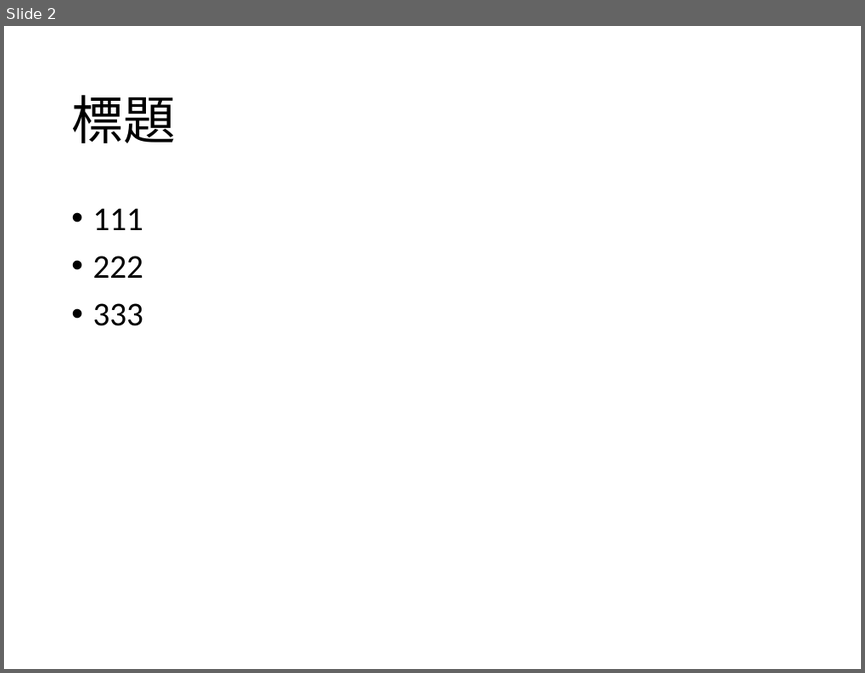
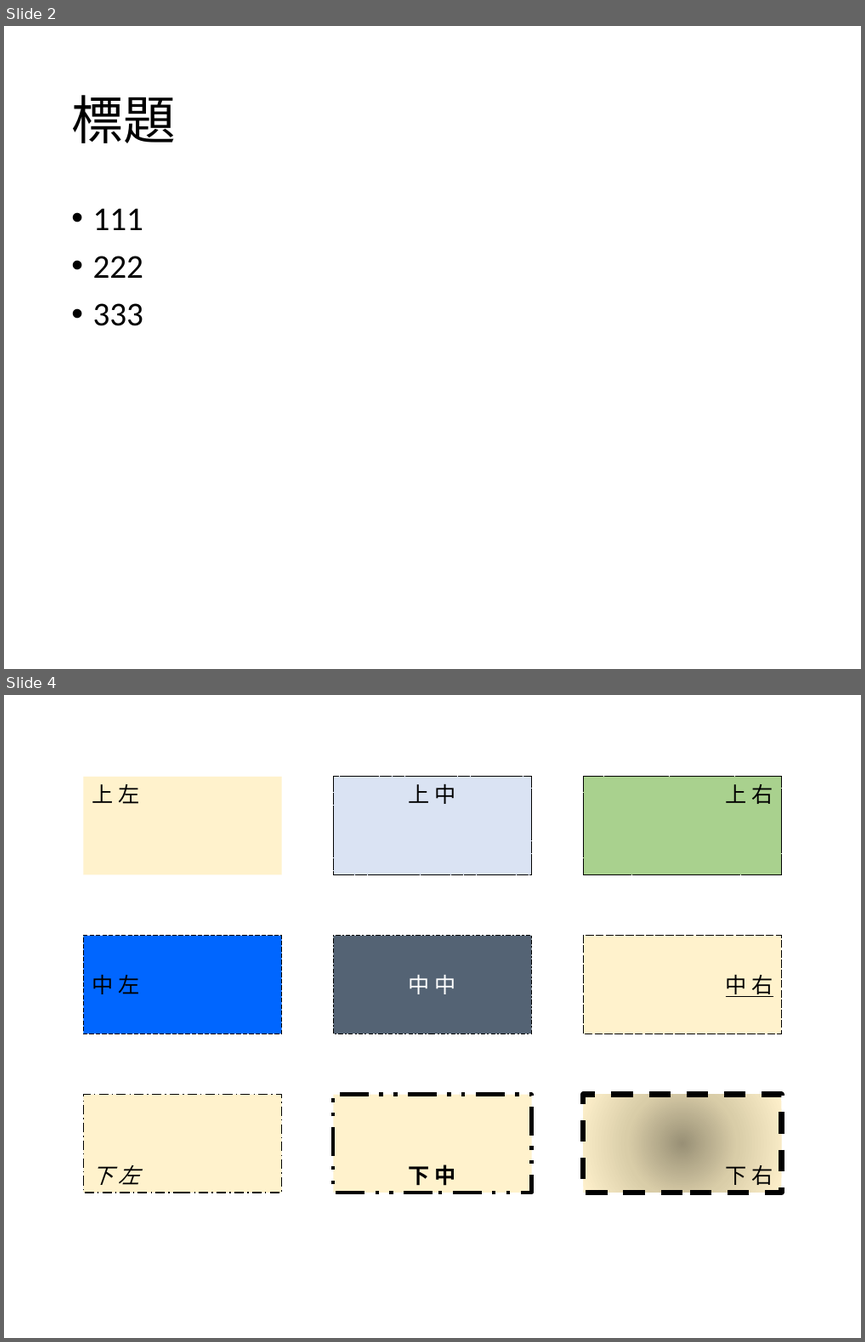
Before and after one commit to g21589/PPTX2HTML, a slide deck: files/test.pptx. Shown one above the other, each under a label of ours: slide 2 before the commit, slides 2 and 4 after it; the slides between them are not shown. The pictures are 865x673 and 865x1342 pixels, drawn with LibreOffice and Linux fonts; fonts in the diff are those of the drawing. Boxes give left, top, right and bottom in pixels: in the first picture for what was removed or moved away, otherwise in the second. Text is boxed around its words. In the diff, an @@ line names an element or a change of style, - is before the commit and + after.

```diff
--- a/files/test.pptx
+++ b/files/test.pptx
@@ slide 4 added at (4,695,861,1338), background #FFFFFF @@
@@ rectangle added at (84,777,282,874), fill #FFF2CC, 18 pt, text #000000 @@
+上 左
@@ rectangle added at (333,777,531,874), fill #DAE3F3, outline #000000 0.75 pt dashed, 18 pt, text #000000 @@
+上 中
@@ rectangle added at (583,777,781,874), fill #A9D18E, outline #000000 0.75 pt dashed, 18 pt, text #000000 @@
+上 右
@@ rectangle added at (84,936,282,1033), fill #0066FF, outline #000000 0.75 pt dashed, 18 pt, text #000000 @@
+中 左
@@ rectangle added at (333,936,531,1033), fill #546374, outline #000000 0.75 pt dashed, 18 pt, text #FFFFFF @@
+中 中
@@ rectangle added at (583,936,781,1033), fill #FFF2CC, outline #000000 0.75 pt dashed, 18 pt, text #000000, underline @@
+中 右
@@ rectangle added at (84,1095,282,1192), fill #FFF2CC, outline #000000 1 pt dashed, 18 pt, text #000000, italic @@
+下 左
@@ rectangle added at (333,1095,531,1192), fill #FFF2CC, outline #000000 3 pt dashed, 18 pt, text #000000, bold @@
+下 中
@@ rectangle added at (583,1095,781,1192), fill gradient #999177 to #DACEA9 to #FFF2CC, outline #000000 4.5 pt dashed, 18 pt, text #000000 @@
+下 右
```
Also in this commit, not shown: 1 slide changed, 25 other files.
